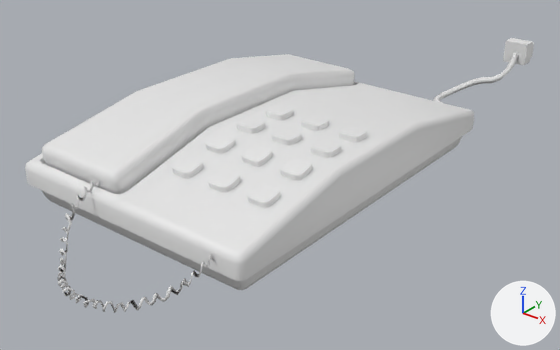
The FBX model Assets/ART/Meshes/GENERAL/SM_Phone.fbx: old version first, new version second.
Both versions are drawn from a 50 mm lens placed at (0.427, -0.515, 0.321), pointed at (-0.004, 0.025, -0.013). Lighting does not change. The marker at lower right points along +X, +Y and +Z. The first picture is the older version. Where no turn or scale is listed for an object, it has been applied to the vertices.

The scene before the commit, as lines of its bpy script (objects in view):
```python
me_mesh = bpy.data.meshes.new('Mesh')
me_mesh.from_pydata(...)  # 1185 vertices, 1205 faces; spans x -0.125..0.125, y -0.256..0.375, z -0.001..0.078
ob_sm_phone = bpy.data.objects.new('SM_Phone', me_mesh)
ob_sm_phone.location = (0.0, 0.0, 0.0)
```
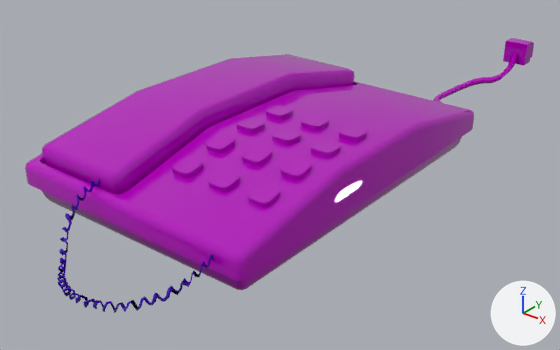
Changed parts and their boxes (x1, y1, x2, y2) in the pictures (560 x 350 px):
```json
{"part": 1, "of": "me_mesh", "change": "recoloured", "before": [57, 180, 214, 313], "after": [57, 180, 214, 313]}
{"part": 2, "of": "me_mesh", "change": "recoloured", "before": [25, 38, 534, 290], "after": [25, 38, 534, 290], "on screen": "white to pink"}
```

Scene script edits in JSON lines:
```json
{"op": "add", "block": "mat_m_plastic_01", "code": ["mat_m_plastic_01 = principled_material('M_Plastic_01')", "mat_m_plastic_01.base_color = (0.0474, 0.0, 0.5)  # purple #3d00bc", "mat_m_plastic_01.roughness = 0.0"]}
{"op": "add", "block": "mat_m_plastic_03", "code": ["mat_m_plastic_03 = principled_material('M_Plastic_03')", "mat_m_plastic_03.base_color = (0.46, 0.0, 0.5)  # pink #b500bc", "mat_m_plastic_03.roughness = 0.0"]}
{"block": "me_mesh", "where": "me_mesh.from_pydata(...)  # 1185 vertices, 1205 faces; spans x -0.125..0.125, y -0.256..0.375, z -0.001..0.078"}
{"block": "me_mesh", "where": "# used by ob_sm_phone; location = (0.0, 0.0, 0.0)"}
{"block": "me_mesh", "change": "me_mesh part 1: 447 of the faces centred in x -0.037..0.101, y -0.254..-0.167, z 0.0..0.05 switch from no material to mat_m_plastic_01 (purple #3d00bc)"}
{"block": "me_mesh", "change": "me_mesh part 2: 758 of the faces centred in x -0.125..0.125, y -0.18..0.375, z 0.0..0.078 switch from no material to mat_m_plastic_03 (pink #b500bc)"}
```
